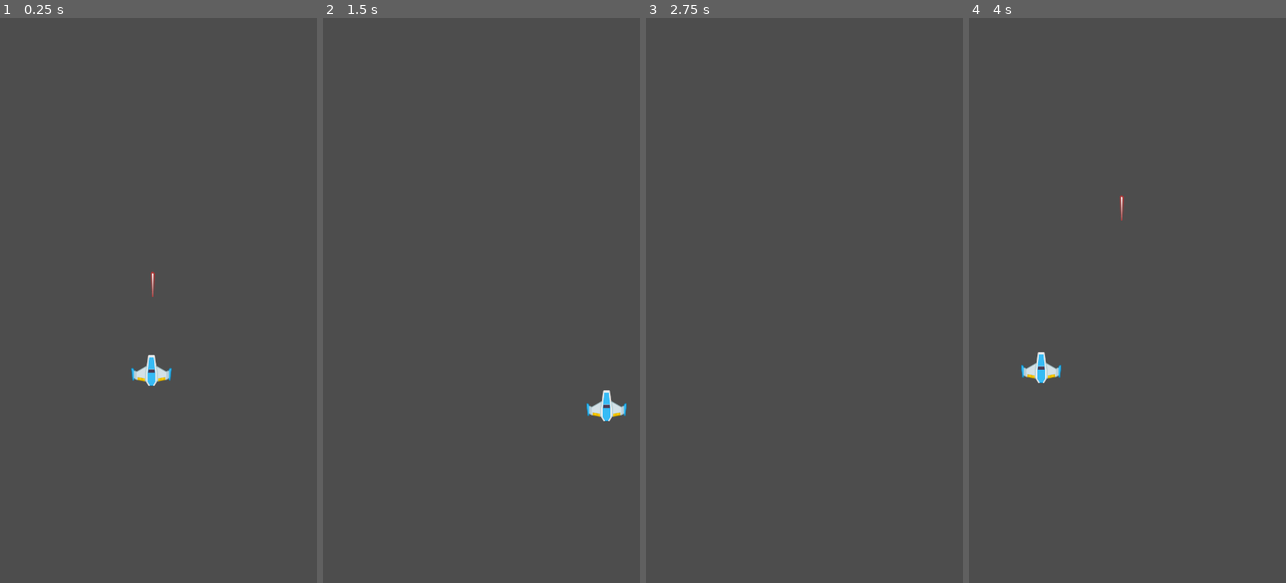
Above: before the commit, frames 1-4 (left to right).
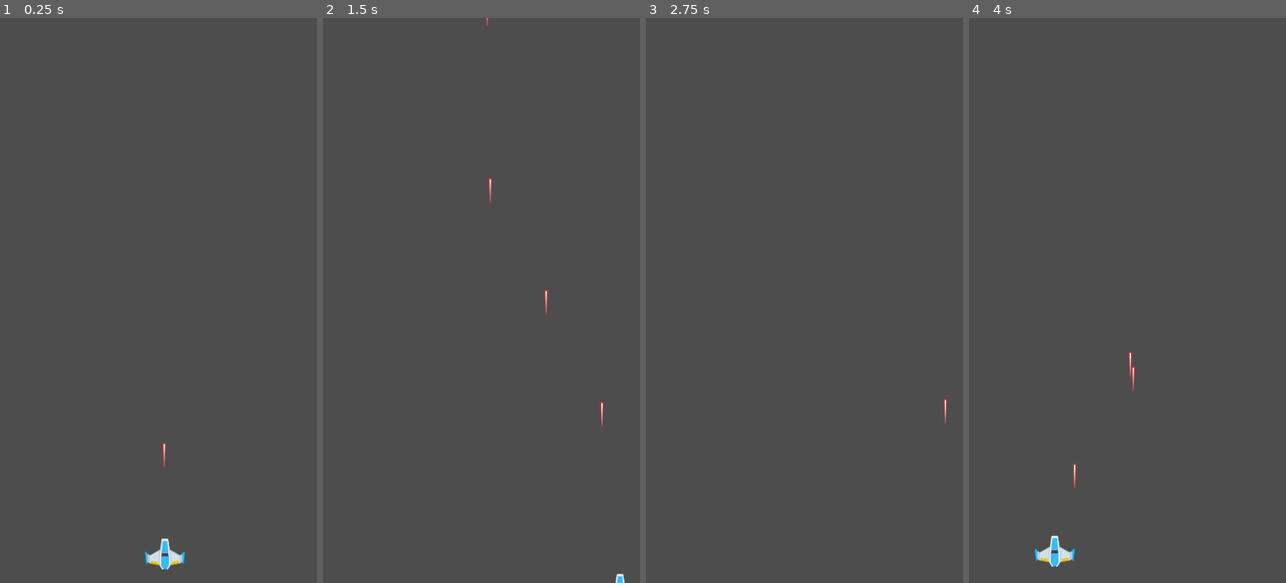
Above: after the commit, the same moments.

Repository: dragonero2704/GodotProject
Game: Godot game, scene res://Scenes/game.tscn
Two runs of this game, one before a commit and one after it. Both use one fixed random seed, a clock stepped at 60 frames per second and the inputs below.
Inputs:
- Up to frame 1 (0.25 s): no input
- Up to frame 2 (1.5 s): tap Enter at 0.5 s; hold D (move_right) 0.53-1.28 s; hold Space (shoot) 0.53-1.28 s; hold S (move_down) from 1.28 s (still down); tap Space (shoot) at 1.35 s
- Up to frame 3 (2.75 s): release S (move_down) at 2.03 s; hold D (move_right) from 2.03 s (still down); hold Space (shoot) from 2.03 s (still down)
- Up to frame 4 (4 s): release D (move_right) at 2.78 s; release Space (shoot) at 2.78 s; hold W (move_up) 2.78-3.53 s; tap Space (shoot) at 2.85 s; tap R (reset) at 3.5 s; hold A (move_left) from 3.53 s (still down); hold Space (shoot) from 3.53 s (still down)

The runs differ from the first frame. In frame 1, 0.8% of the frame differs, in the area x 41-59%, y 44-98%; in frame 2, 0.5%; in frame 3, less than 0.1%; in frame 4, 0.9%, in the area x 16-53%, y 31-98%.
Error before the commit: Invalid access to property or key 'global' on a base object of type 'Marker2D'. (res://Scenes/player.tscn::GDScript_ikt0y:22)

Commit message:
merge video 3

Diff:
--- a/Scenes/game.tscn
+++ b/Scenes/game.tscn
@@ -9,10 +9,12 @@
 script = ExtResource("1_fcdum")
 
 [node name="Player" parent="." instance=ExtResource("2_trs1b")]
-position = Vector2(260, 625)
+position = Vector2(349, 766)
 
 [node name="PlayerSpawnPos" type="Marker2D" parent="."]
-position = Vector2(259, 600)
+position = Vector2(282, 912)
 
 [node name="Laser" parent="." instance=ExtResource("3_0r2rq")]
-position = Vector2(261, 627)
+position = Vector2(281, 917)
+
+[node name="LaserContainer" type="Node2D" parent="."]
--- a/Scenes/laser.tscn
+++ b/Scenes/laser.tscn
@@ -20,7 +20,7 @@
 shape = SubResource("CapsuleShape2D_0spwd")
 
 [node name="VisibleOnScreenNotifier2D" type="VisibleOnScreenNotifier2D" parent="."]
-position = Vector2(0, 11.5)
+position = Vector2(0, 9)
 scale = Vector2(0.65, 0.35)
 
 [connection signal="screen_exited" from="VisibleOnScreenNotifier2D" to="." method="_on_visible_on_screen_notifier_2d_screen_exited"]
--- a/Scenes/player.tscn
+++ b/Scenes/player.tscn
@@ -5,7 +5,7 @@
 [sub_resource type="GDScript" id="GDScript_ikt0y"]
 script/source = "extends CharacterBody2D
 
-signal laser_shot(laser_scene, location)
+signal laser_shoot(laser_scene, location)
 
 @export var speed = 300
 
@@ -13,9 +13,15 @@
 
 var laser_scene = preload(\"res://Scenes/laser.tscn\")
 
+var shoot_cd := false
+
 func _process(delta):
-	if Input.is_action_just_pressed(\"shoot\"):
-		shoot()
+	if Input.is_action_pressed(\"shoot\"):
+		if !shoot_cd:
+			shoot_cd = true
+			shoot()
+			await get_tree().create_timer(0.30).timeout
+			shoot_cd = false
 
 func _physics_process(delta):
 	var direction = Vector2(Input.get_axis(\"move_left\",\"move_right\"),
@@ -24,7 +30,7 @@
 	move_and_slide()
 
 func shoot():
-	laser_shot.emit(laser_scene, muzzle.global-position)
+	laser_shoot.emit(laser_scene, muzzle.global_position)
 "
 
 [node name="Player" type="CharacterBody2D" groups=["player"]]
--- a/Script/game.gd
+++ b/Script/game.gd
@@ -1,7 +1,7 @@
 extends Node2D
 
 @onready var player_spawn_pos = $PlayerSpawnPos
-
+@onready var laser_container = $LaserContainer
 
 var player = null
 
@@ -9,10 +9,15 @@
 	player = get_tree().get_first_node_in_group("player")
 	assert(player!=null)
 	player.global_position = player_spawn_pos.global_position
+	player.laser_shoot.connect(_on_player_laser_shoot)
 
-# Called when the node enters the scene tree for the first time.
 func _process(_delta):
 	if Input.is_action_just_pressed("quit"):
 		get_tree().quit()
 	elif Input.is_action_just_pressed("reset"):
 		get_tree().reload_current_scene()
+
+func _on_player_laser_shoot(laser_scene, location):
+	var laser = laser_scene.instantiate()
+	laser.global_position = location
+	laser_container.add_child(laser)
--- a/Script/player.gd
+++ b/Script/player.gd
@@ -1,6 +1,6 @@
 extends CharacterBody2D
 
-signal laser_shot(laser_scene, location)
+signal laser_shoot(laser_scene, location)
 
 @export var speed = 300
 
@@ -8,9 +8,15 @@
 
 var laser_scene = preload("res://Scenes/laser.tscn")
 
+var shoot_cd := false
+
 func _process(delta):
-	if Input.is_action_just_pressed("shoot"):
-		shoot()
+	if Input.is_action_pressed("shoot"):
+		if !shoot_cd:
+			shoot_cd = true
+			shoot()
+			await get_tree().create_timer(0.25).timeout
+			shoot_cd = false
 
 func _physics_process(delta):
 	var direction = Vector2(Input.get_axis("move_left","move_right"),
@@ -19,4 +25,4 @@
 	move_and_slide()
 
 func shoot():
-	laser_shot.emit(laser_scene, muzzle.global-position)
+	laser_shoot.emit(laser_scene, muzzle.global_position)
Binary file added: Mysprites/CuorePieno.png
Not shown, changed: Mysprites/CuorePieno.png.import
Binary file added: Mysprites/CuoreVuoto.png
Not shown, changed: Mysprites/CuoreVuoto.png.import
Binary file removed: Mysprites/New Piskel-3.png.png
Binary file removed: Mysprites/New Piskel-4.png.png
Binary file removed: Mysprites/New Piskel-5.png.png
Not shown, removed: Mysprites/New Piskel-5.png.png.import
Binary file removed: Mysprites/New Piskel-6.png.png
Binary file removed: Mysprites/New Piskel-7.png.png
Not shown, removed: Mysprites/New Piskel-7.png.png.import
Binary file removed: Mysprites/New Piskel-8.png.png
(and 4 more such lines)
